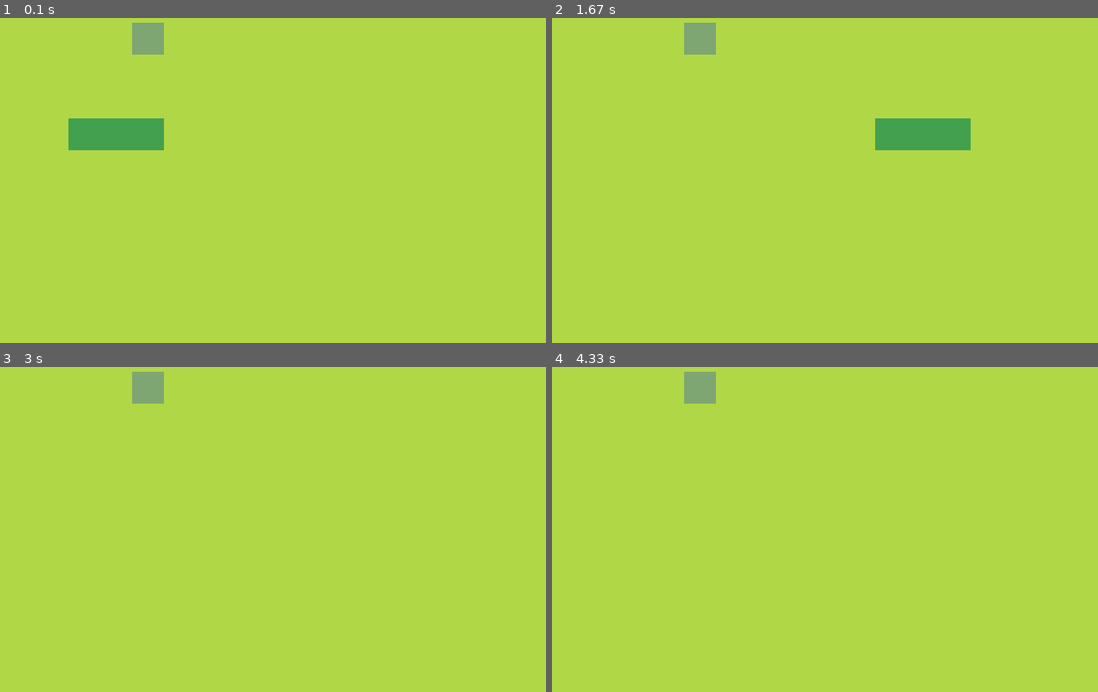
Above: before the commit, frames 1-4 (two rows, left to right).
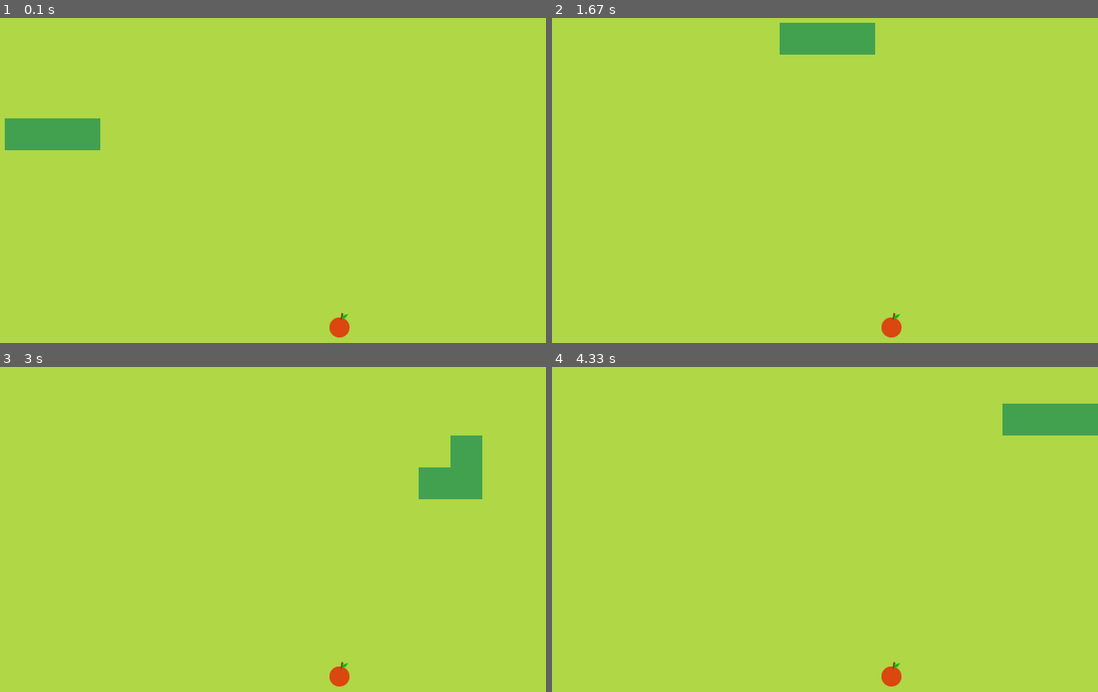
Above: after the commit, the same moments.

Repository: 1it3ra11y/James-Hamed-All-Code
Game: pygame game, started from python/pygame/snake.py
The game is run twice, just before and just after one commit, with the same random seed, the same clock (stepped at 60 frames per second) and the same inputs.
Inputs:
- Up to frame 1 (0.1 s): no input
- Up to frame 2 (1.67 s): hold D 0.33-0.8 s; hold W 0.83-1.3 s; hold D from 1.33 s (still down)
- Up to frame 3 (3 s): release D at 1.8 s; hold A 1.83-2.37 s; hold S 2.4-2.7 s; hold A from 2.73 s (still down)
- Up to frame 4 (4.33 s): release A at 3.13 s; hold W 3.17-3.53 s; hold D 3.57-4.2 s; hold S from 4.23 s (still down)

The runs differ from the first frame. In frame 1, 3.1% of the frame differs, in the area x 0-65%, y 1-99%; in frame 2, 4.2%, in the area x 24-77%, y 1-99%; in frame 3, 2.5%; in frame 4, 2.5%.

Commit message:
added graphics somewhat

Diff:
--- a/python/pygame/snake.py
+++ b/python/pygame/snake.py
@@ -3,8 +3,27 @@
 
 class SNAKE:
     def __init__(self):
-        self.body = [Vector2(5, 10), Vector2(6, 10), Vector2(7, 10)]
+        self.body = [Vector2(5, 10), Vector2(4, 10), Vector2(3, 10)]
         self.direction = Vector2(1, 0)
+        self.newBlock = False
+
+        self.head_up = pygame.image.load('C:/Users/jamie/OneDrive/Desktop/Code/python/pygame/pygameImages/head_up.png').convert_alpha()
+        self.head_down = pygame.image.load('C:/Users/jamie/OneDrive/Desktop/Code/python/pygame/pygameImages/head_down.png').convert_alpha()
+        self.head_right = pygame.image.load('C:/Users/jamie/OneDrive/Desktop/Code/python/pygame/pygameImages/head_right.png').convert_alpha()
+        self.head_left = pygame.image.load('C:/Users/jamie/OneDrive/Desktop/Code/python/pygame/pygameImages/head_left.png').convert_alpha()
+
+        self.tail_up = pygame.image.load('C:/Users/jamie/OneDrive/Desktop/Code/python/pygame/pygameImages/tail_up.png').convert_alpha()
+        self.tail_down = pygame.image.load('C:/Users/jamie/OneDrive/Desktop/Code/python/pygame/pygameImages/tail_down.png').convert_alpha()
+        self.tail_right = pygame.image.load('C:/Users/jamie/OneDrive/Desktop/Code/python/pygame/pygameImages/tail_right.png').convert_alpha()
+        self.tail_left = pygame.image.load('C:/Users/jamie/OneDrive/Desktop/Code/python/pygame/pygameImages/tail_left.png').convert_alpha()
+
+        self.body_vertical = pygame.image.load('C:/Users/jamie/OneDrive/Desktop/Code/python/pygame/pygameImages/body_vertical.png').convert_alpha()
+        self.body_horizontal = pygame.image.load('C:/Users/jamie/OneDrive/Desktop/Code/python/pygame/pygameImages/body_horizontal.png').convert_alpha()
+
+        self.body_tr = pygame.image.load('C:/Users/jamie/OneDrive/Desktop/Code/python/pygame/pygameImages/body_tr.png').convert_alpha()
+        self.body_tl = pygame.image.load('C:/Users/jamie/OneDrive/Desktop/Code/python/pygame/pygameImages/body_tl.png').convert_alpha()
+        self.body_br = pygame.image.load('C:/Users/jamie/OneDrive/Desktop/Code/python/pygame/pygameImages/body_br.png').convert_alpha()
+        self.body_bl = pygame.image.load('C:/Users/jamie/OneDrive/Desktop/Code/python/pygame/pygameImages/body_bl.png').convert_alpha()
 
     def drawSnake(self):
         for block in self.body:
@@ -12,19 +31,63 @@
             pygame.draw.rect(screen, (66, 161, 79), snakeRect)
 
     def moveSnake(self):
-        bodyCopy = self.body[:-1]
-        bodyCopy.insert(0, bodyCopy[0] + self.direction)
-        self.body = bodyCopy[:]
+        if self.newBlock == True:
+            bodyCopy = self.body[:]
+            bodyCopy.insert(0, bodyCopy[0] + self.direction)
+            self.body = bodyCopy[:]
+            self.newBlock = False
+        else:
+            bodyCopy = self.body[:-1]
+            bodyCopy.insert(0, bodyCopy[0] + self.direction)
+            self.body = bodyCopy[:]
+
+    def addBlock(self):
+        self.newBlock = True
+
 
 class FRUIT:
     def __init__(self):
+       self.randomize()
+
+    def drawFruit(self):
+        fruitRect = pygame.Rect(int(self.pos.x * cellSize), int(self.pos.y * cellSize), cellSize, cellSize)
+        screen.blit(fruit,fruitRect)
+
+    def randomize(self):
         self.x = random.randint(0, cellNumber - 1)
         self.y = random.randint(0, cellNumber - 1)
         self.pos = Vector2(self.x, self.y)
 
-    def drawFruit(self):
-        fruitRect = pygame.Rect(int(self.pos.x * cellSize), int(self.pos.y * cellSize), cellSize, cellSize)
-        pygame.draw.rect(screen, (126, 166, 114), fruitRect)
+class MAIN:
+    def __init__(self):
+        self.snake = SNAKE()
+        self.fruit = FRUIT()
+
+    def update(self):
+        self.snake.moveSnake()
+        self.checkCollision()
+        self.checkFail()
+
+    def drawElements(self):
+        self.fruit.drawFruit()
+        self.snake.drawSnake()
+
+    def checkCollision(self):
+        if self.fruit.pos == self.snake.body[0]:
+            self.fruit.randomize()
+            self.snake.addBlock()
+
+    def checkFail(self):
+        if not 0 <= self.snake.body[0].x < cellNumber or not 0 <= self.snake.body[0].y < cellNumber:
+            self.gameOver()
+        for block in self.snake.body[1:]:
+            if block == self.snake.body[0]:
+                self.gameOver()
+
+    def gameOver(self):
+        pygame.quit()
+        sys.exit()
+
 
 pygame.init()
 
@@ -32,8 +95,8 @@
 cellNumber = 20
 screen = pygame.display.set_mode((cellSize * cellNumber, cellNumber * cellSize))
 clock = pygame.time.Clock()
-fruit1 = FRUIT()
-snake = SNAKE()
+fruit = pygame.image.load("C:/Users/jamie/OneDrive/Desktop/Code/python/pygame/pygameImages/ppl4.png").convert_alpha()
+mainGame = MAIN()
 screenupdate = pygame.USEREVENT
 pygame.time.set_timer(screenupdate, 150)
 
@@ -44,11 +107,25 @@
             pygame.quit()
             sys.exit()
         if event.type == screenupdate:
-            snake.moveSnake()
+            mainGame.update()
+
+        if event.type == pygame.KEYDOWN:
+            if event.key == pygame.K_w:
+                if mainGame.snake.direction != Vector2(0, 1):
+                    mainGame.snake.direction = Vector2(0, -1)
+            if event.key == pygame.K_s:
+                if mainGame.snake.direction != Vector2(0, -1):
+                    mainGame.snake.direction = Vector2(0, 1)
+            if event.key == pygame.K_a:
+                if mainGame.snake.direction != Vector2(1, 0):
+                    mainGame.snake.direction = Vector2(-1, 0)
+            if event.key == pygame.K_d:
+                if mainGame.snake.direction != Vector2(-1, 0):
+                    mainGame.snake.direction = Vector2(1, 0)
+
 
     screen.fill((175, 215, 70))
-    fruit1.drawFruit()
-    snake.drawSnake()
+    mainGame.drawElements()
 
     clock.tick(60)
     pygame.display.update()
Binary file added: python/pygame/pygameImages/body_bl.png
Binary file added: python/pygame/pygameImages/body_br.png
Binary file added: python/pygame/pygameImages/body_horizontal.png
Binary file added: python/pygame/pygameImages/body_tl.png
Binary file added: python/pygame/pygameImages/body_tr.png
Binary file added: python/pygame/pygameImages/body_vertical.png
Binary file added: python/pygame/pygameImages/head_down.png
Binary file added: python/pygame/pygameImages/head_left.png
Binary file added: python/pygame/pygameImages/head_right.png
Binary file added: python/pygame/pygameImages/head_up.png
Binary file added: python/pygame/pygameImages/ppl4.png
Binary file added: python/pygame/pygameImages/tail_down.png
(and 3 more such lines)
